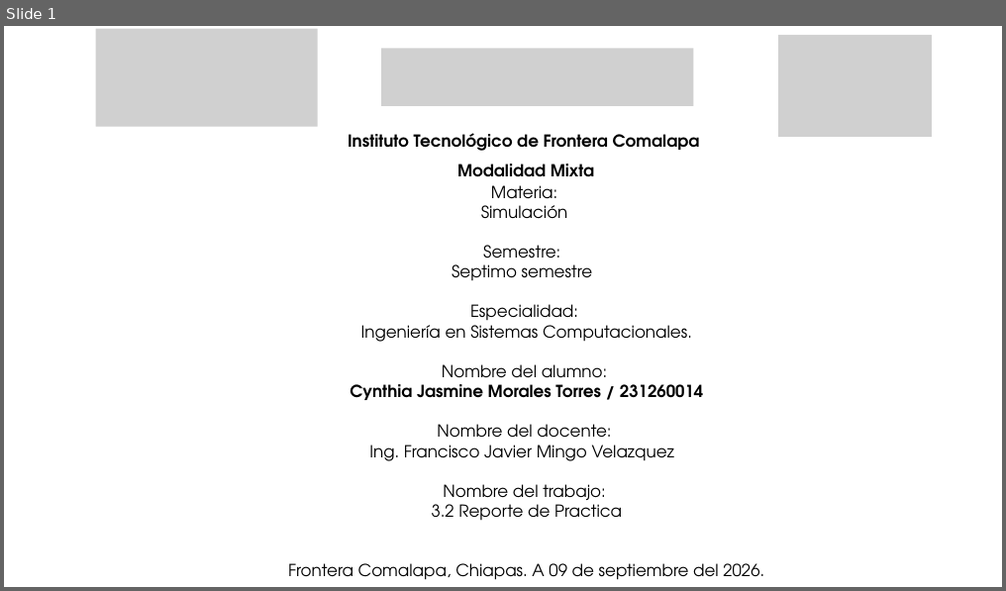
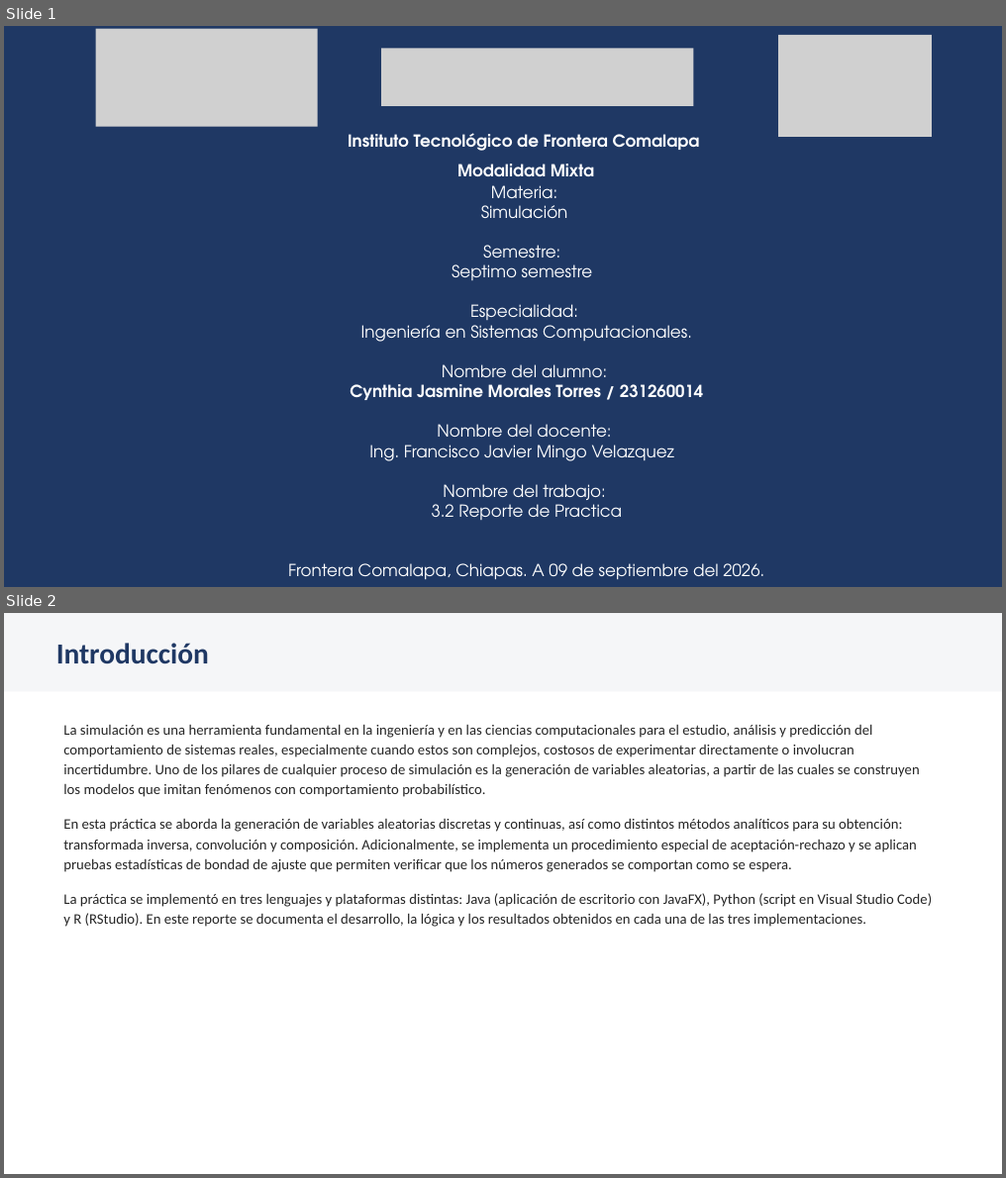
Before and after one commit to Cynthia21Morales/SIMULACION_CynthiaJasmineMT, a slide deck: SIM-Tema-3/Actividad 3.2 Reporte de Practica_CynthiaMorales_SIM_7ISCM.pptx. Shown one above the other, each under a label of ours: slide 1 before the commit, slides 1 and 2 after it. The pictures are 1006x591 and 1006x1178 pixels, drawn with LibreOffice and Linux fonts; fonts in the diff are those of the drawing; grey boxes stand for pictures. Boxes give left, top, right and bottom in pixels: in the first picture for what was removed or moved away, otherwise in the second. Text is boxed around its words. In the diff, an @@ line names an element or a change of style, - is before the commit and + after.

```diff
--- a/SIM-Tema-3/Actividad 3.2 Reporte de Practica_CynthiaMorales_SIM_7ISCM.pptx
+++ b/SIM-Tema-3/Actividad 3.2 Reporte de Practica_CynthiaMorales_SIM_7ISCM.pptx
@@ slide 2 added at (4,613,1002,1174), background #FFFFFF @@
@@ rectangle added at (4,613,1002,691), fill #F5F6F8 @@
@@ text added at (56,643,209,664), 28 pt, text #1F3864, bold @@
+Introducción
@@ text added at (63,724,932,927), 14 pt, text #262626 @@
+La simulación es una herramienta fundamental en la ingeniería y en las ciencias computacionales para el estudio, análisis y predicción del comportamiento de sistemas reales, especialmente cuando estos son complejos, costosos de experimentar directamente o involucran incertidumbre. Uno de los pilares de cualquier proceso de simulación es la generación de variables aleatorias, a partir de las cuales se construyen los modelos que imitan fenómenos con comportamiento probabilístico.
+En esta práctica se aborda la generación de variables aleatorias discretas y continuas, así como distintos métodos analíticos para su obtención: transformada inversa, convolución y composición. Adicionalmente, se implementa un procedimiento especial de aceptación-rechazo y se aplican pruebas estadísticas de bondad de ajuste que permiten verificar que los números generados se comportan como se espera.
+La práctica se implementó en tres lenguajes y plataformas distintas: Java (aplicación de escritorio con JavaFX), Python (script en Visual Studio Code) y R (RStudio). En este reporte se documenta el desarrollo, la lógica y los resultados obtenidos en cada una de las tres implementaciones.
@@ slide 1 changed as well @@
@@ background #FFFFFF to #1F3864 @@
@@ text "Instituto Tecnológico de Frontera Comalapa" at (348,133,700,176): text colour #000000 to #FFFFFF @@
@@ text "Materia:" at (288,185,764,580): text colour #000000 to #FFFFFF @@
```
Also in this commit, not shown: 18 other slides added, 20 slides removed, 1 other file.
